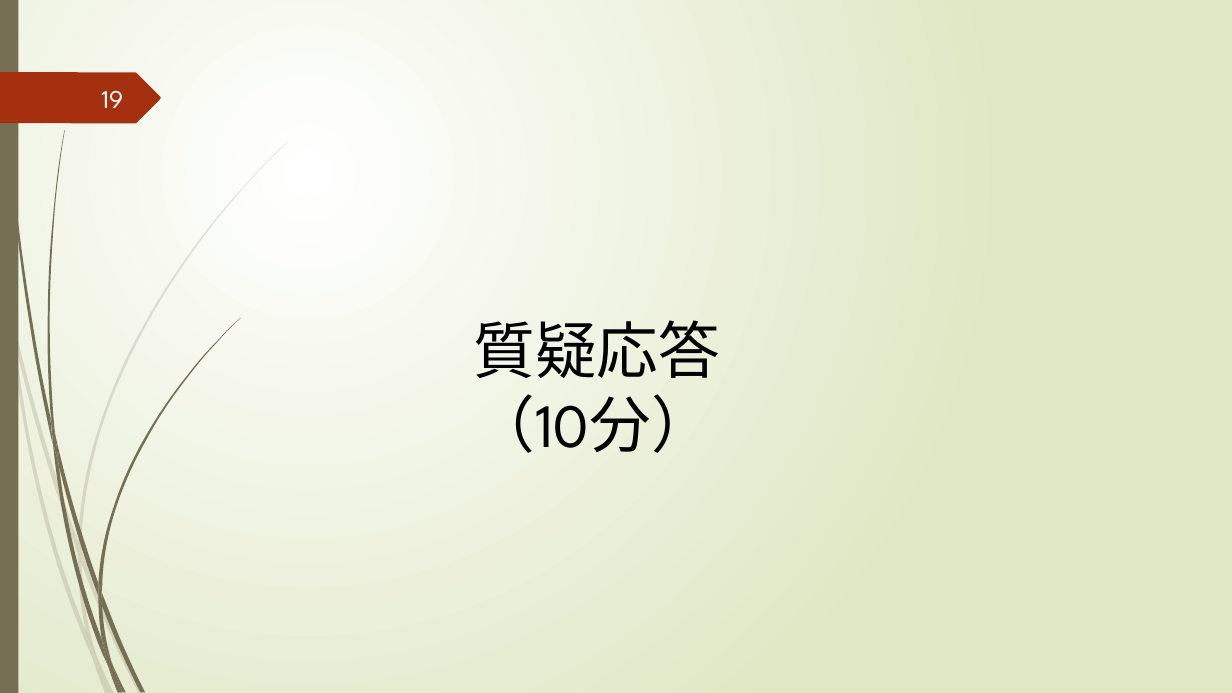
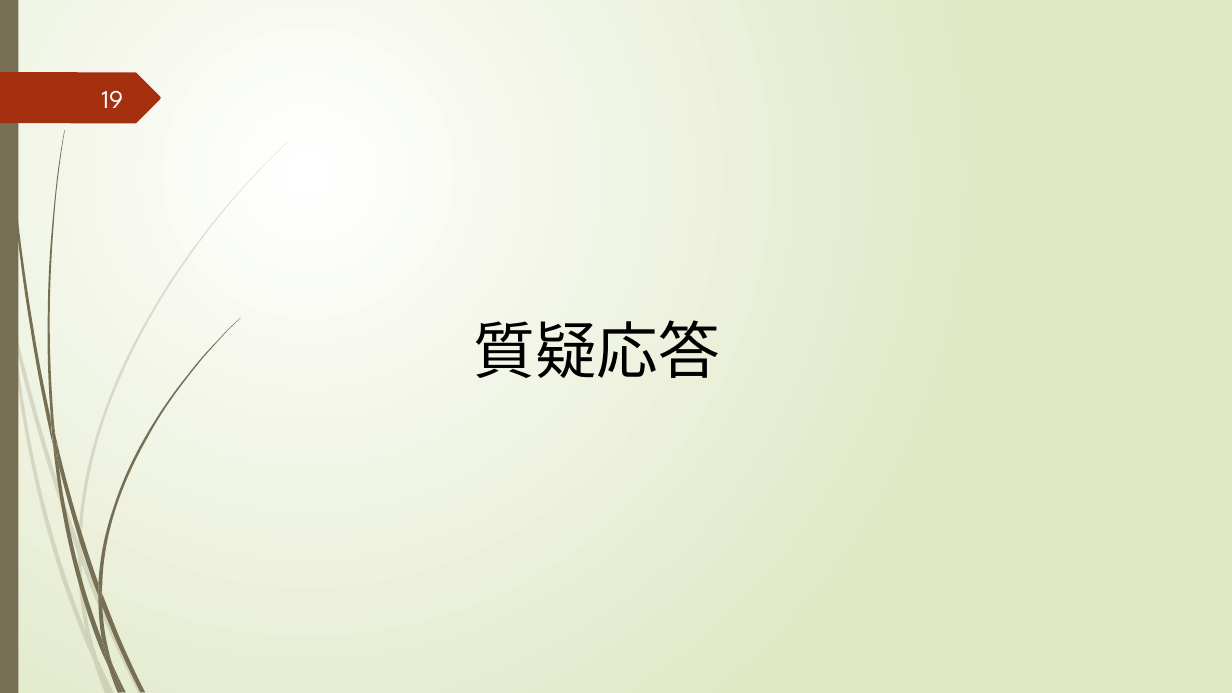
Before and after one commit to k-kuru/team_develop, a slide deck: slide 19 of 05_チーム開発演習_発表会資料/05_チーム開発演習_発表会資料_チーム3.pptx. Drawn at 1232x693 pixels with LibreOffice and Linux fonts; fonts in the diff are those of the drawing. Boxes give left, top, right and bottom in pixels: in the first picture for what was removed or moved away, otherwise in the second. Text is boxed around its words. In the diff, an @@ line names an element or a change of style, - is before the commit and + after.

```diff
--- a/05_チーム開発演習_発表会資料/05_チーム開発演習_発表会資料_チーム3.pptx
+++ b/05_チーム開発演習_発表会資料/05_チーム開発演習_発表会資料_チーム3.pptx
@@ text at (474, 394, 713, 453): paragraph removed @@
-（10分）
```
Also in this commit, not shown: 4 other slides changed.
